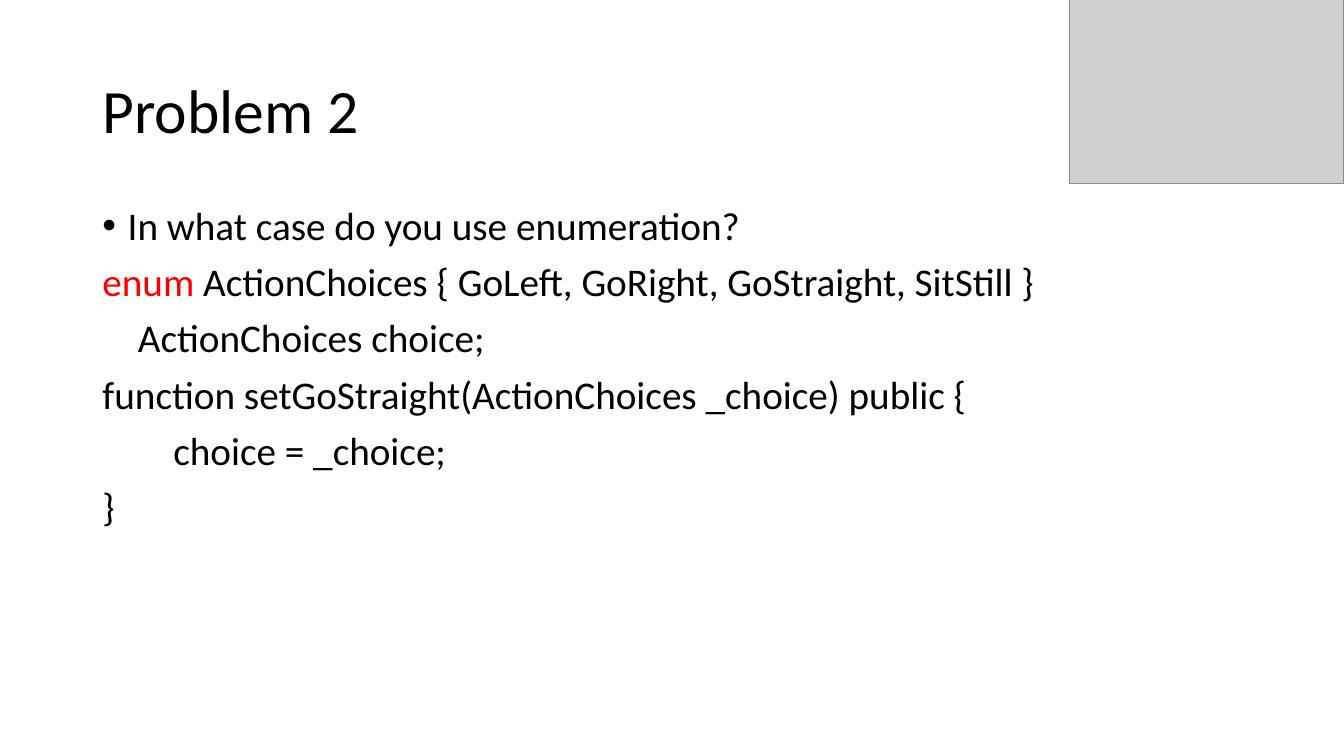
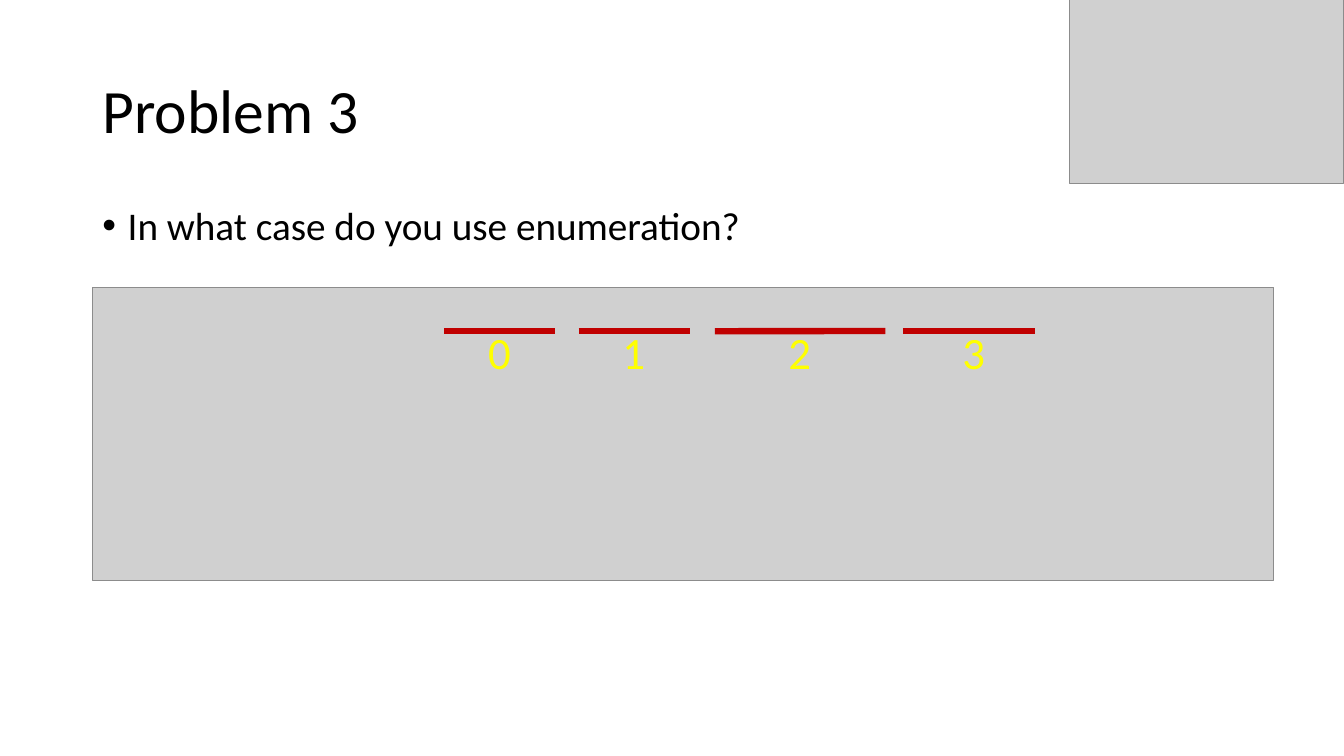
Before and after one commit to ryu9827/bootcamp-slices, a slide deck: slide 12 of Presentation-Bruce.pptx (slide 3 before the commit). Drawn at 1344x756 pixels with LibreOffice and Linux fonts; fonts in the diff are those of the drawing; grey boxes stand for pictures. Boxes give left, top, right and bottom in pixels: in the first picture for what was removed or moved away, otherwise in the second. Text is boxed around its words. In the diff, an @@ line names an element or a change of style, - is before the commit and + after.

Commit message:
put more details for the problems.
But not the final version yet

```diff
--- a/Presentation-Bruce.pptx
+++ b/Presentation-Bruce.pptx
@@ title at (x1=102, y1=90, x2=358, y2=134): text changed @@
-Problem 2
+Problem 3
@@ text at (x1=102, y1=268, x2=1013, y2=471): paragraphs removed @@
-enum ActionChoices { GoLeft, GoRight, GoStraight, SitStill }
-ActionChoices choice;
-function setGoStraight(ActionChoices _choice) public {
-choice = _choice;
-}
@@ picture added at (x1=93, y1=287, x2=1274, y2=581) @@
@@ line added from (445, 331) to (556, 331), #C00000 4.5 pt @@
@@ text added at (x1=488, y1=332, x2=511, y2=370), 32 pt, text #FFFF00 @@
+0
@@ line added from (579, 331) to (690, 331), #C00000 4.5 pt @@
@@ text added at (x1=622, y1=332, x2=645, y2=369), 32 pt, text #FFFF00 @@
+1
@@ line added from (715, 332) to (885, 331), #C00000 4.5 pt @@
@@ text added at (x1=788, y1=332, x2=811, y2=369), 32 pt, text #FFFF00 @@
+2
@@ line added from (903, 332) to (1035, 332), #C00000 4.5 pt @@
@@ text added at (x1=962, y1=332, x2=985, y2=370), 32 pt, text #FFFF00 @@
+3
```
Also in this commit, not shown: 5 other slides changed, 9 slides added.
